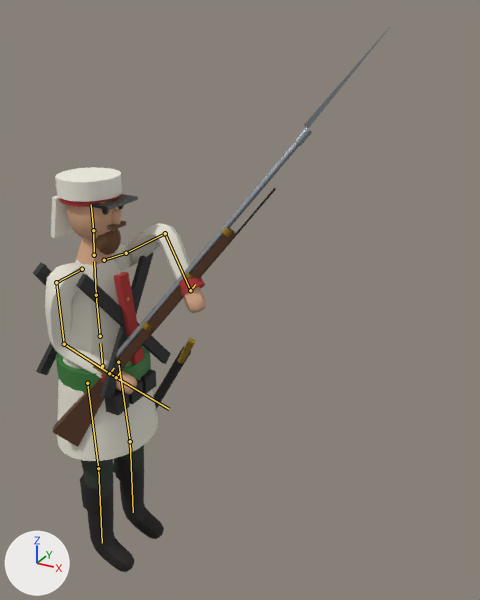
One commit to the glTF model models/era2/rus2_sarboz.glb: the scene before it, then after it.
One viewpoint serves both versions: a 50 mm lens placed at (1.67, -1.85, 2.32), pointed at (0.5, 0.28, 1.26). Every picture has the same lights, and +X, +Y and +Z are marked at lower left. The first picture is the older version. Both versions are drawn at frame 2 of the action 'Attack2'; the numbers are the values there. The bones that change, and the others that lie on the model, are drawn over the model as lines.

In view in the first picture: 'Body', 'Rifle'.
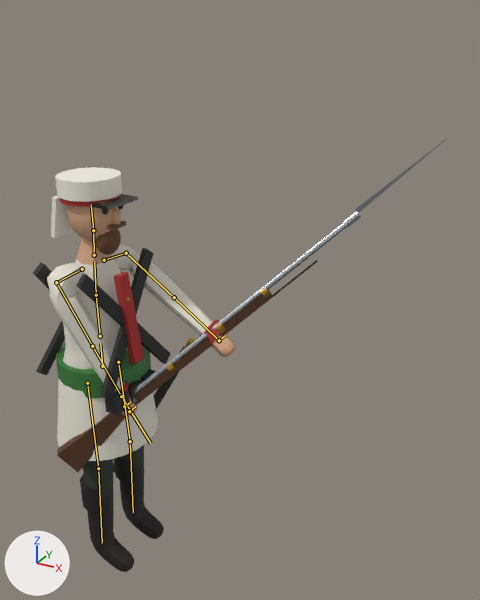
Changed parts and their boxes [x1, y1, x2, y2] in the pictures (480 x 600 px):
'Body', posed (17% wider): before [33, 167, 206, 572]; after [33, 167, 236, 572]
'Rifle', posed (15% wider, 21% shorter): before [53, 27, 390, 447]; after [57, 139, 446, 472]
bone 'UpperArm.L', root to tip: before (126, 253) to (165, 233); after (126, 253) to (174, 297)
bone 'ForeArm.L', root to tip: before (165, 233) to (190, 290); after (174, 297) to (216, 338)
bone 'UpperArm.R', root to tip: before (56, 282) to (64, 344); after (56, 282) to (92, 346)
bone 'ForeArm.R', root to tip: before (64, 344) to (116, 377); after (92, 346) to (121, 396)
bone 'Rifle', root to tip: before (109, 373) to (114, 368); after (124, 406) to (130, 402)

The change in detail:
Bone 'UpperArm.L' (bone_upperarm_l) turns from (12, 112, -109) to (10, 123, -52) degrees about its own x, y and z.
Bone 'ForeArm.L' (bone_forearm_l) turns from (-46, -20, -44) to (5, 0, 5) degrees about its own x, y and z.
Bone 'UpperArm.R' (bone_upperarm_r) turns from (18, 35, 18) to (25, 41, -3) degrees about its own x, y and z.
Bone 'ForeArm.R' (bone_forearm_r) turns from (47, 13, -30) to (-6, 0, 4) degrees about its own x, y and z.
Bone 'Rifle' (bone_rifle) moves from (-0.026, -0.122, -0.335) to (-0.054, -0.084, -0.488).
Bone 'Rifle' (bone_rifle) turns from (49, -1, 40) to (37, -1, 43) degrees about its own x, y and z.
